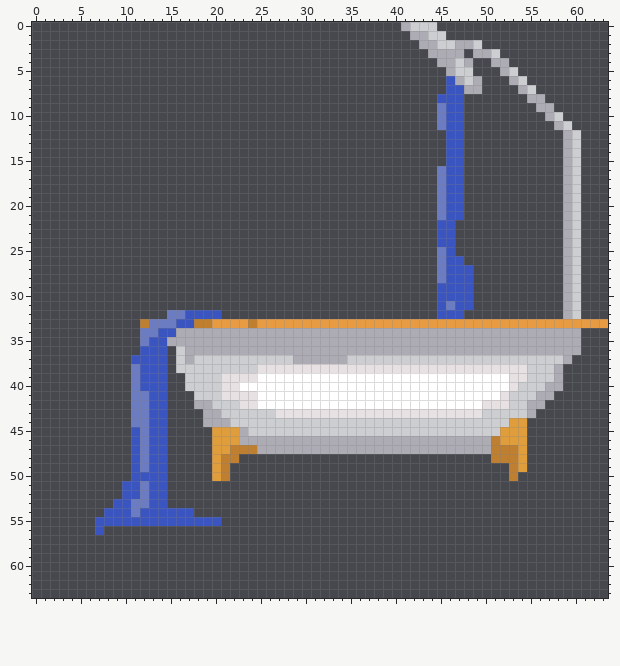
Two versions of one pixel-art sprite, sprites/images/spr_bath_0.png. Above is the file before it was changed.
The file is 256x256 pixels, drawn in blocks of 4x4; one block is one cell here. Colours within 5 levels of each other are drawn and written as one.
After:
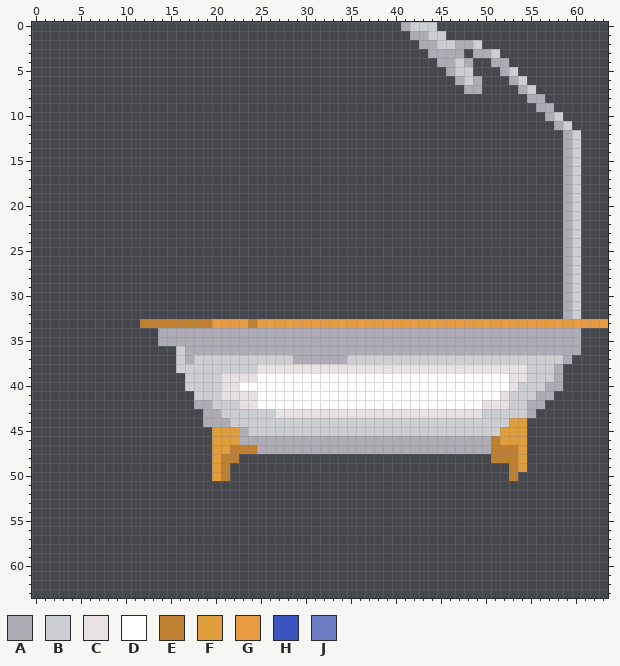
Palette (. is transparent): A #adacb4  B #cdced2  C #e7e1e3  D #ffffff  E #be7f30  F #df9d3c  G #e79c43  H #3b55c0  J #6b7cc2
What changed:
Colour H becomes colour A in row 34 at x 14 to 15; in row 35 at x 14.
Colour H becomes colour E in row 33 at x 16 to 17.
Colour J becomes colour E in row 33 at x 13 to 15.
The author cleared colour H in row 6 at x 46; in row 7 at x 46 to 47; in row 8 at x 45 to 47; in rows 9 to 21 at x 46 to 47; in rows 22 to 24 at x 45 to 46; in row 25 at x 46.
The author cleared colour H in row 26 at x 46 to 47; in rows 27 to 28 at x 46 to 48; in rows 29 to 30 at x 45 to 48; in row 31 at x 45 and 47 to 48; in row 32 at x 17 to 20 and 45 to 47; in row 35 at x 13.
The author cleared colour H in row 36 at x 12 to 14; in row 37 at x 11 to 14; in rows 38 to 40 at x 12 to 14; in rows 41 to 44 at x 13 to 14; in rows 45 to 49 at x 11 and 13 to 14; in row 50 at x 11 to 14.
The author cleared colour H in rows 51 to 52 at x 10 to 11 and 13 to 14; in row 53 at x 9 to 10 and 13 to 14; in row 54 at x 8 to 10 and 12 to 17; in row 55 at x 7 to 20; in row 56 at x 7.
The author cleared colour J in rows 9 to 11 at x 45; in rows 16 to 21 at x 45; in rows 25 to 28 at x 45; in row 31 at x 46; in row 32 at x 15 to 16; in row 34 at x 12 to 13.
The author cleared colour J in row 35 at x 12; in rows 38 to 40 at x 11; in rows 41 to 44 at x 11 to 12; in rows 45 to 49 at x 12; in rows 51 to 52 at x 12; in row 53 at x 11 to 12.
The author cleared colour J in row 54 at x 11.
Where, in picture pixels (left, top, right, bottom), the same in both pictures:
erased: (437, 76, 473, 319)
changed: (95, 310, 221, 535)
